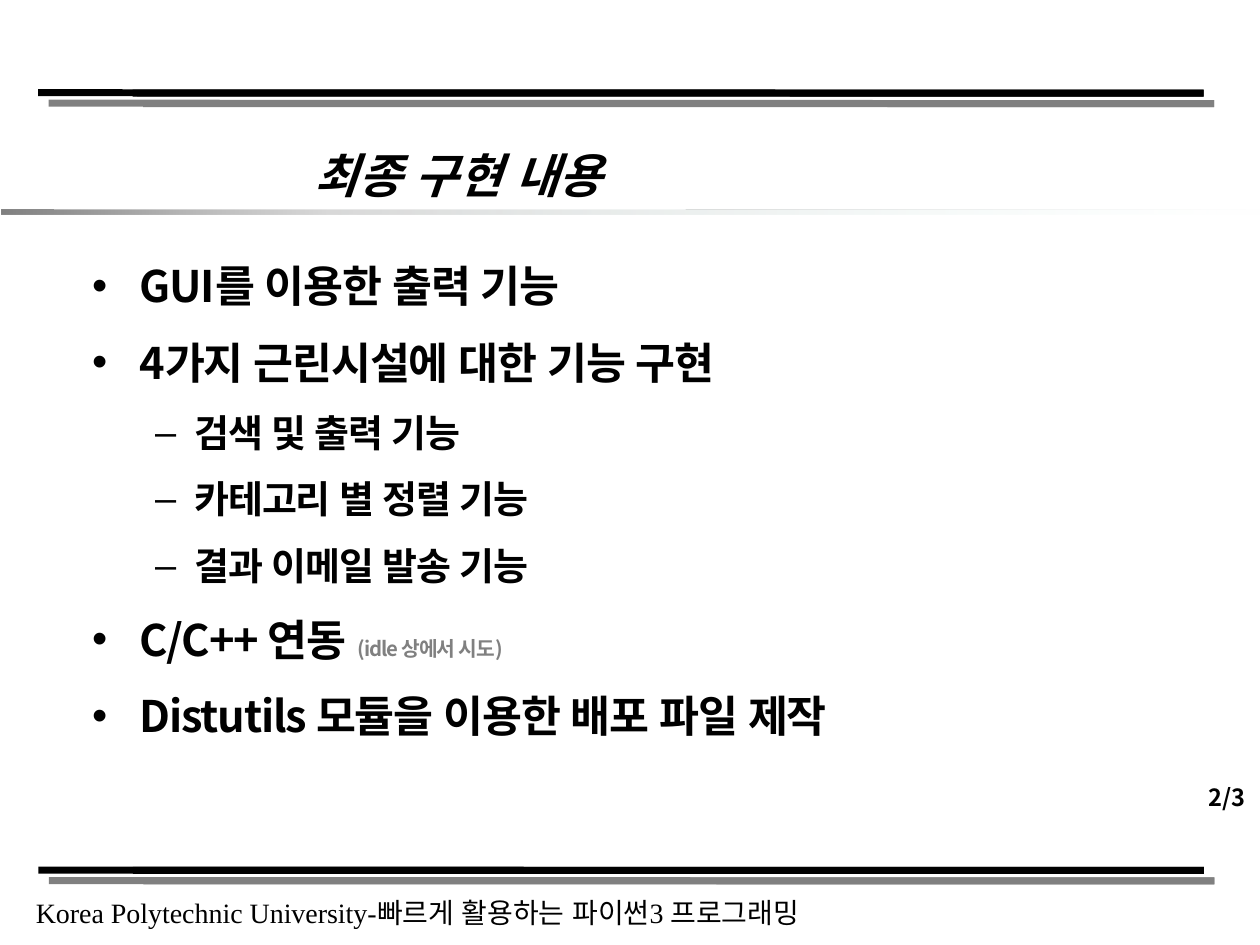
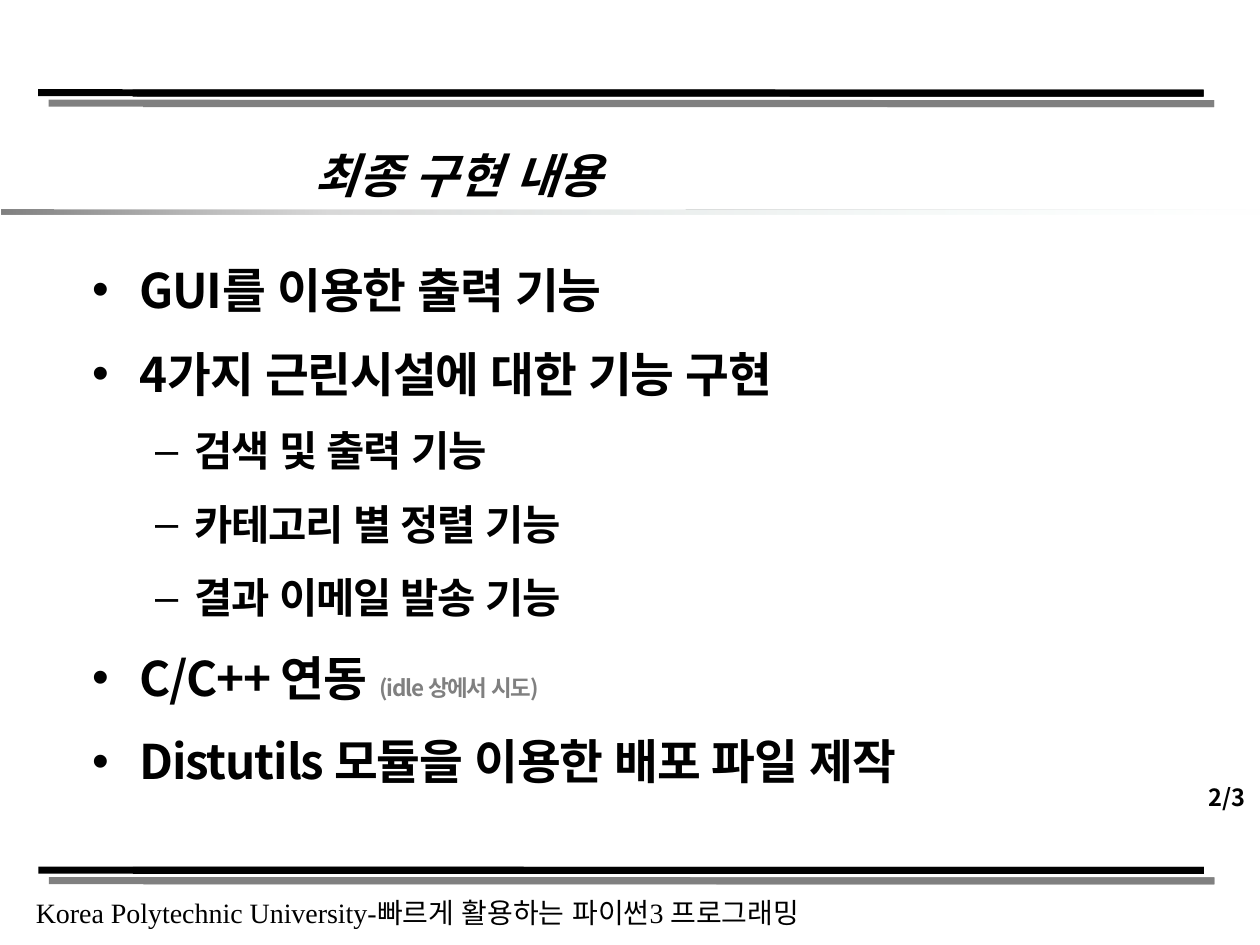
Before and after one commit to xoghk9zla/Script_Language, a slide deck: slide 18 of 강의자료/tkinter GUI.pptx. Drawn at 1260x945 pixels with LibreOffice and Linux fonts; fonts in the diff are those of the drawing. Boxes give left, top, right and bottom in pixels: in the first picture for what was removed or moved away, otherwise in the second. Text is boxed around its words. In the diff, an @@ line names an element or a change of style, - is before the commit and + after.

```diff
--- a/강의자료/tkinter GUI.pptx
+++ b/강의자료/tkinter GUI.pptx
@@ text "GUI를 이용한 출력 기능" at (139,268,896,784): size 24.8 to 27.2 pt in "GUI를 이용한 출력 기능", "4가지 근린시설에 대한 기능 구현", "C/C++ 연동", "Distutils 모듈을 이용한 배포 파일 제작"; size 21.7 to 23.8 pt in "검색 및 출력 기능", "카테고리 별 정렬 기능", "결과 이메일 발송 기능"; size 11.6 to 12.8 pt in "(idle 상에서 시도)" @@
```
Also in this commit, not shown: 1 other slide changed, 9 other files.
